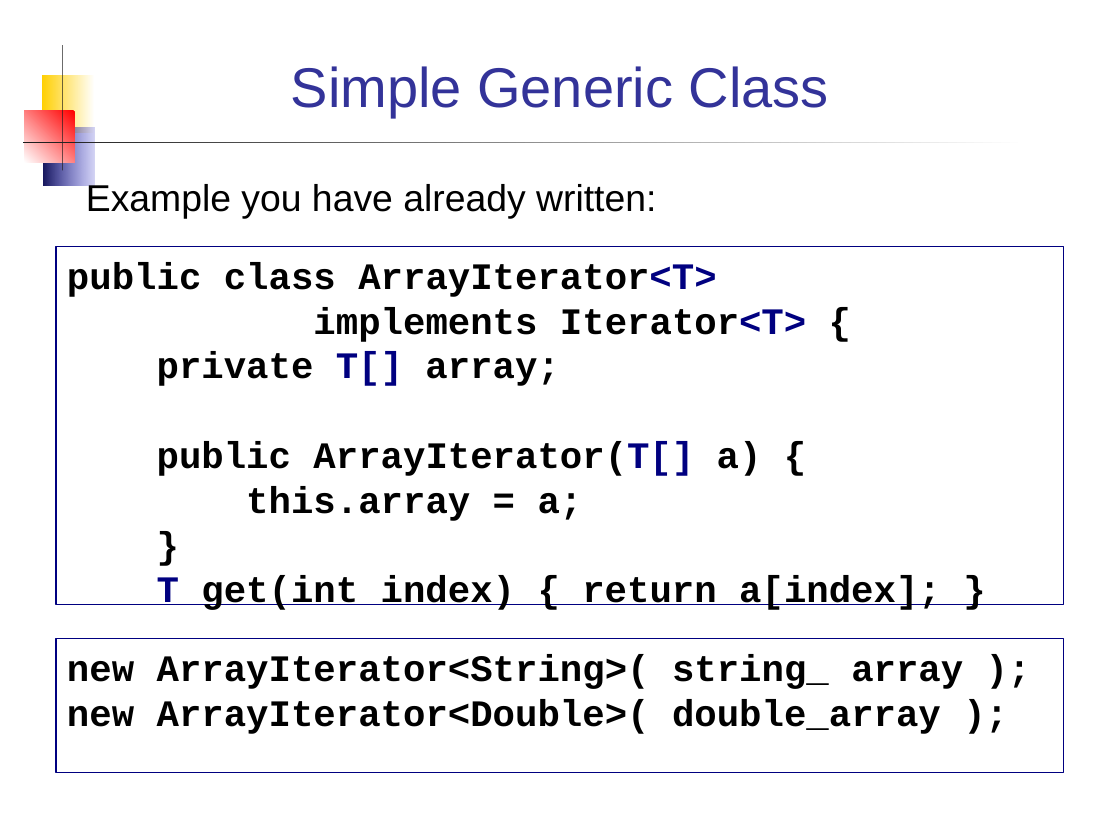
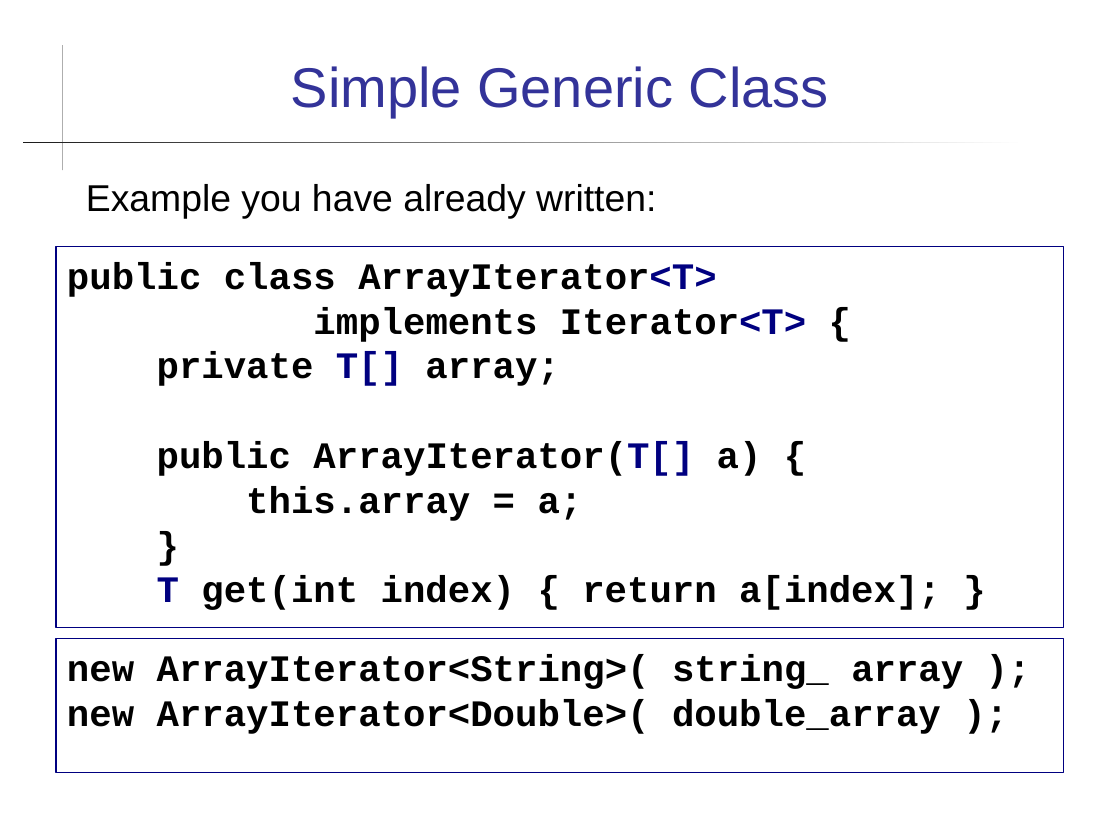
Before and after one commit to skeoop/skeoop.github.io, a slide deck: slide 2 of week13/Generics.ppt (slide 3 before the commit). Drawn at 1120x840 pixels with LibreOffice and Linux fonts; fonts in the diff are those of the drawing. Boxes give left, top, right and bottom in pixels: in the first picture for what was removed or moved away, otherwise in the second. Text is boxed around its words. In the diff, an @@ line names an element or a change of style, - is before the commit and + after.

```diff
--- a/week13/Generics.ppt
+++ b/week13/Generics.ppt
@@ rectangle removed at [41, 75, 94, 133] @@
@@ rectangle removed at [25, 111, 75, 162] @@
@@ rectangle removed at [44, 128, 94, 186] @@
@@ rectangle "public class ArrayIterator<T>": place and size @@
-rectangle "public class ArrayIterator<T>" at [56, 246, 1064, 605]
+rectangle "public class ArrayIterator<T>" at [56, 246, 1064, 627]
```
Also in this commit, not shown: 12 other slides changed, 1 slide added, 1 other file.
